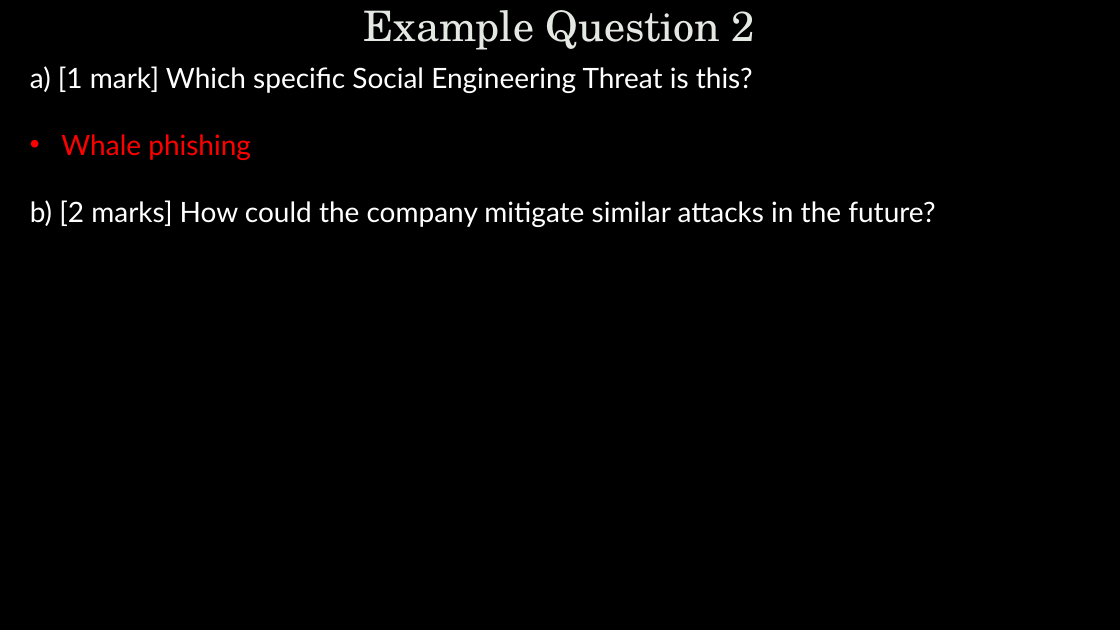
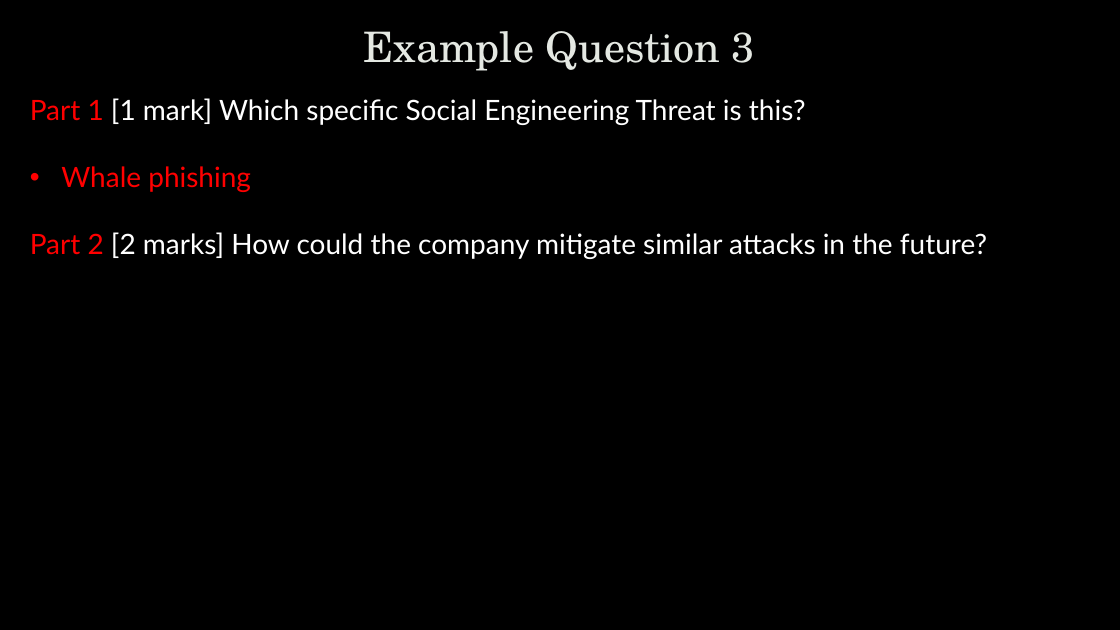
Before and after one commit to zhanyixinghua/cits1003, a slide deck: slide 25 of cits1003-lecture_slides/CITS1003-B ExamExampleQ-exercises.pptx (slide 26 before the commit). Drawn at 1120x630 pixels with LibreOffice and Linux fonts; fonts in the diff are those of the drawing; background and template pictures are left out. Boxes give left, top, right and bottom in pixels: in the first picture for what was removed or moved away, otherwise in the second. Text is boxed around its words. In the diff, an @@ line names an element or a change of style, - is before the commit and + after.

```diff
--- a/cits1003-lecture_slides/CITS1003-B ExamExampleQ-exercises.pptx
+++ b/cits1003-lecture_slides/CITS1003-B ExamExampleQ-exercises.pptx
@@ title at box(364, 31, 755, 71): text changed @@
-Example Question 2
+Example Question 3
@@ text "Part 1 [1 mark] Which ...": place and size @@
-text "Part 1 [1 mark] Which ..." at box(30, 66, 935, 227)
+text "Part 1 [1 mark] Which ..." at box(30, 98, 987, 259)
@@ text at box(30, 98, 806, 125): text changed @@
-a) [1 mark] Which specific Social Engineering Threat is this?
+Part 1 [1 mark] Which specific Social Engineering Threat is this?
@@ text at box(61, 166, 251, 192): letter outline none to #404040 0.75 pt in "Whale phishing" @@
@@ text at box(30, 232, 987, 259): text changed @@
-b) [2 marks] How could the company mitigate similar attacks in the future?
+Part 2 [2 marks] How could the company mitigate similar attacks in the future?
```
Also in this commit, not shown: 33 other slides changed, 27 slides added, 15 slides removed.
